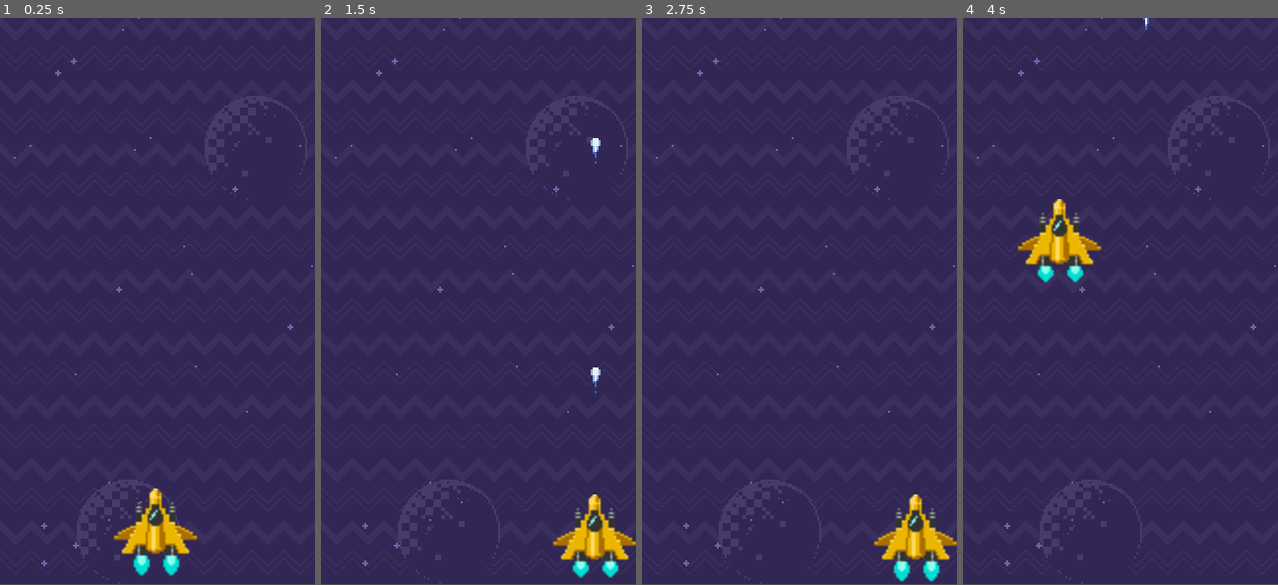
Above: before the commit, frames 1-4 (left to right).
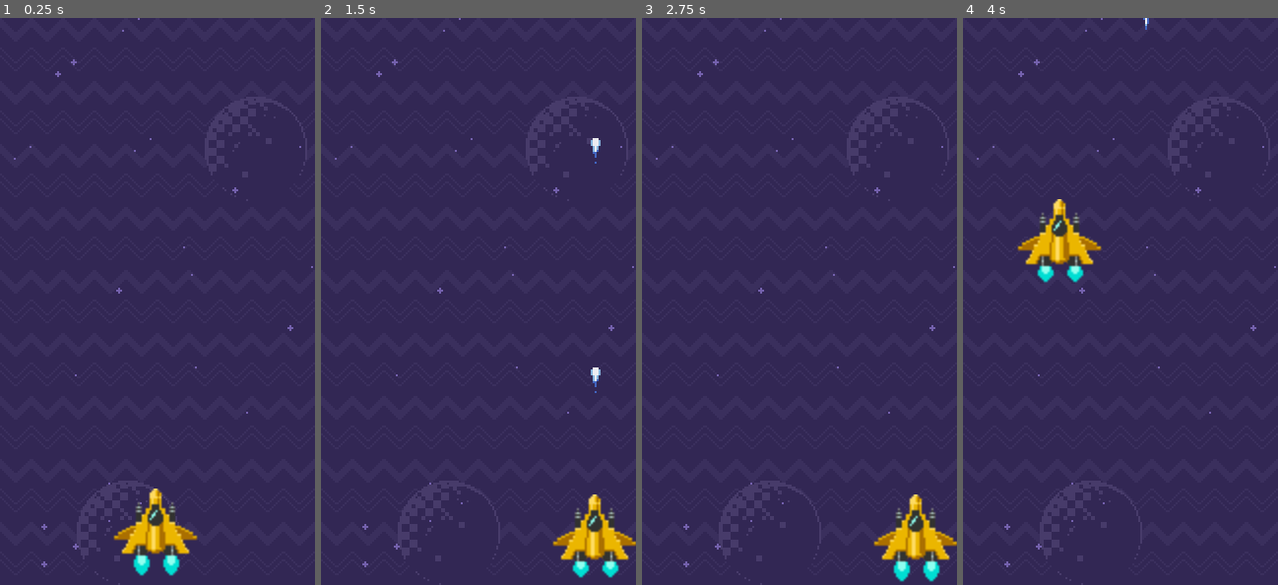
Above: after the commit, the same moments.

Repository: davi-94/godot-game
Game: Godot game, scene res://scenes/game.tscn
Same seed, same stepped clock (60 frames per second), same inputs: the game is played once before the commit and once after it. The project has no main scene, so this scene is started directly.
Inputs:
- Up to frame 1 (0.25 s): no input
- Up to frame 2 (1.5 s): tap Enter (ui_accept) at 0.5, 0.6, 0.77, 1.07, 1.35 s; hold Right (ui_right) 0.53-1.28 s; hold Down (ui_down) from 1.28 s (still down)
- Up to frame 3 (2.75 s): tap Enter (ui_accept) at 1.52, 1.82, 2.1 s; release Down (ui_down) at 2.03 s; hold Right (ui_right) from 2.03 s (still down)
- Up to frame 4 (4 s): release Right (ui_right) at 2.78 s; hold Up (ui_up) 2.78-3.53 s; tap Enter (ui_accept) at 2.85, 3.02, 3.32, 3.6, 3.77 s; hold Left (ui_left) from 3.53 s (still down)

The runs differ from the first frame. In frame 1, 0.3% of the frame differs, in the area x 0-100%, y 0-100%; in frame 2, 0.3%; in frame 3, 0.3%; in frame 4, 0.3%.

Commit message:
adding shoot position

Diff:
--- a/scenes/game.tscn
+++ b/scenes/game.tscn
@@ -24,7 +24,7 @@
 [node name="game" type="Node2D"]
 
 [node name="background" type="Sprite" parent="."]
-position = Vector2( 0, -0.396851 )
+position = Vector2( 0.0631409, -0.0631413 )
 texture = ExtResource( 1 )
 centered = false
 
--- a/scenes/shoot.tscn
+++ b/scenes/shoot.tscn
@@ -28,7 +28,7 @@
 texture = ExtResource( 1 )
 hframes = 2
 vframes = 2
-frame = 2
+frame = 3
 
 [node name="anim" type="AnimationPlayer" parent="sprite"]
 autoplay = "default"
--- a/scripts/ship.gd
+++ b/scripts/ship.gd
@@ -36,8 +36,16 @@
 
 	if Input.is_action_just_pressed("ui_accept"):
 		var shoot = PRE_SHOOT.instance()
+		#var shoot_1 = PRE_SHOOT.instance()
+		#var shoot_2 = PRE_SHOOT.instance()
+
 		get_parent().add_child(shoot)
+		#get_parent().add_child(shoot_1)
+		#get_parent().add_child(shoot_2)
+
 		shoot.global_position = global_position + Vector2(0, -40)
+		#shoot_1.global_position = global_position + Vector2(10, -40)
+		#shoot_2.global_position = global_position + Vector2(-10, -40)
 
 	translate(Vector2(position.x, position.y) * speed * delta)
 
